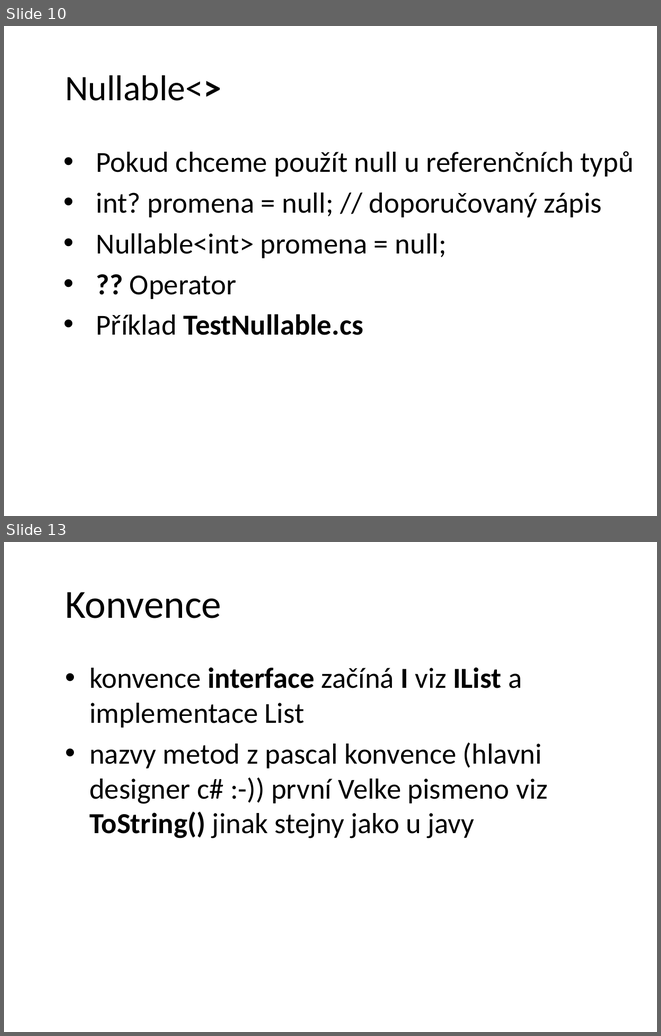
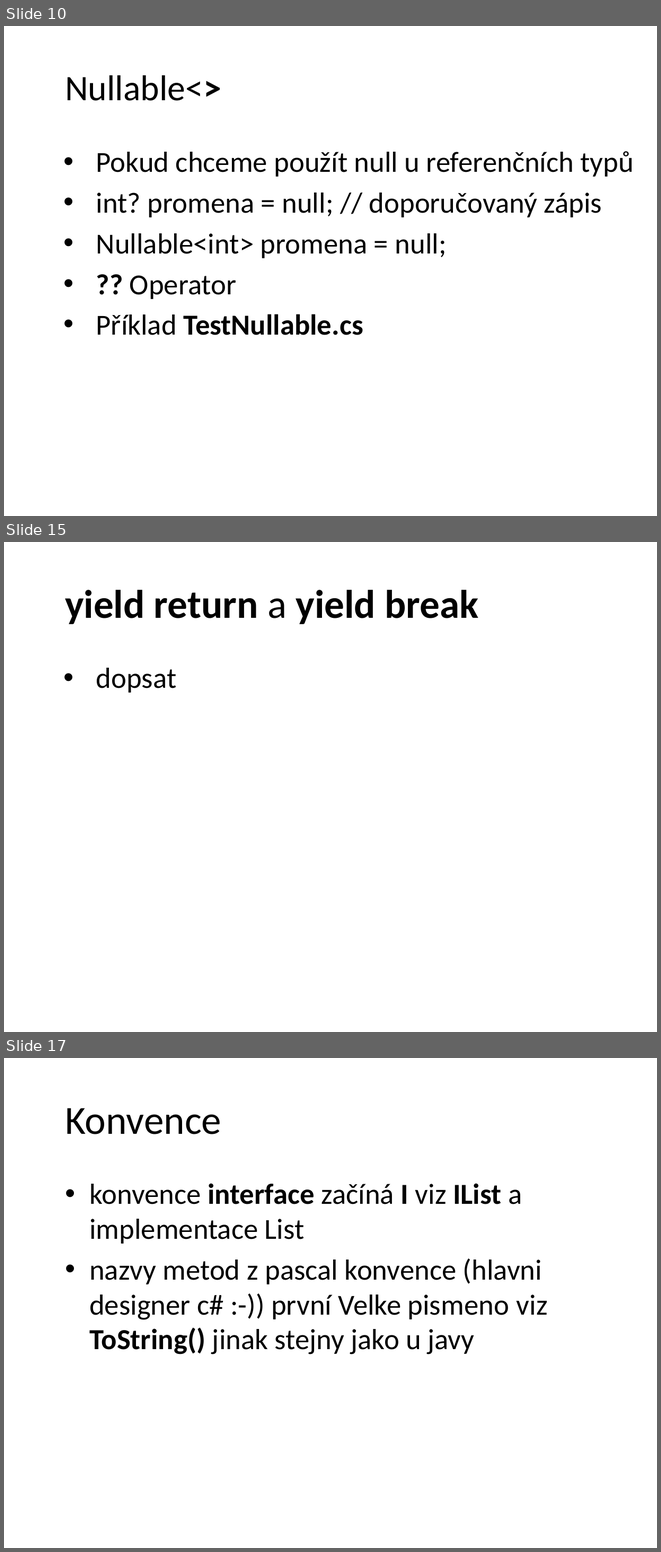
Before and after one commit to petrbalat/Skoleni-Csharp-NET, a slide deck: prezentace.pptx. Shown one above the other, each under a label of ours: slides 10 and 13 before the commit, slides 10, 15 and 17 after it; the slides between them are not shown. The pictures are 661x1036 and 661x1552 pixels, drawn with LibreOffice and Linux fonts; fonts in the diff are those of the drawing; background and template pictures are left out. Boxes give left, top, right and bottom in pixels: in the first picture for what was removed or moved away, otherwise in the second. Text is boxed around its words. In the diff, an @@ line names an element or a change of style, - is before the commit and + after.

```diff
--- a/prezentace.pptx
+++ b/prezentace.pptx
@@ slide 15 added at (4,542,657,1032), background picture (left out) @@
@@ title added at (65,590,478,624), 44 pt, text #000000, bold @@
+yield return a yield break
@@ text added at (96,668,177,693), 32 pt, text #000000 @@
+• dopsat
@@ what was slide 13 is now slide 17 @@
```
Also in this commit, not shown: 7 slides changed, 3 other slides added, 2 other files.
